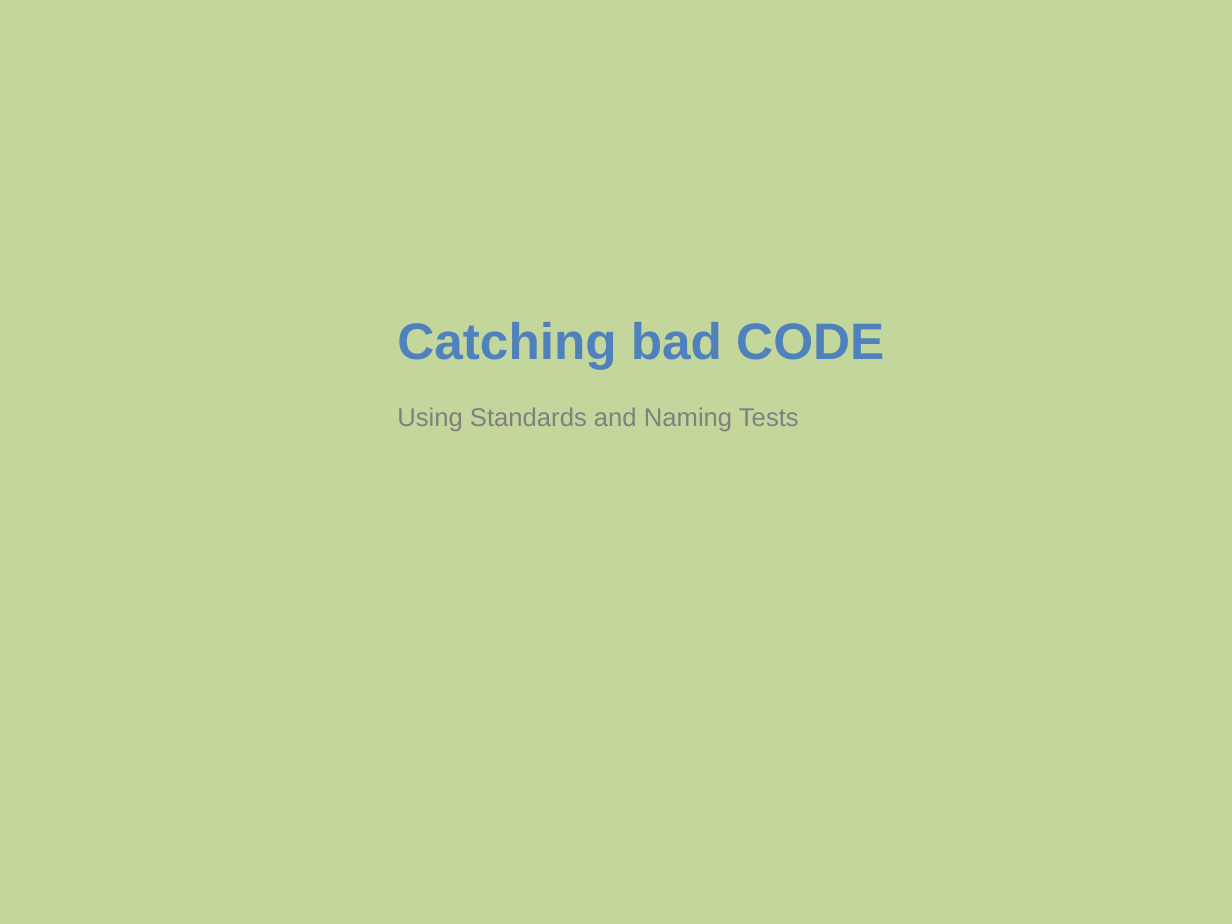
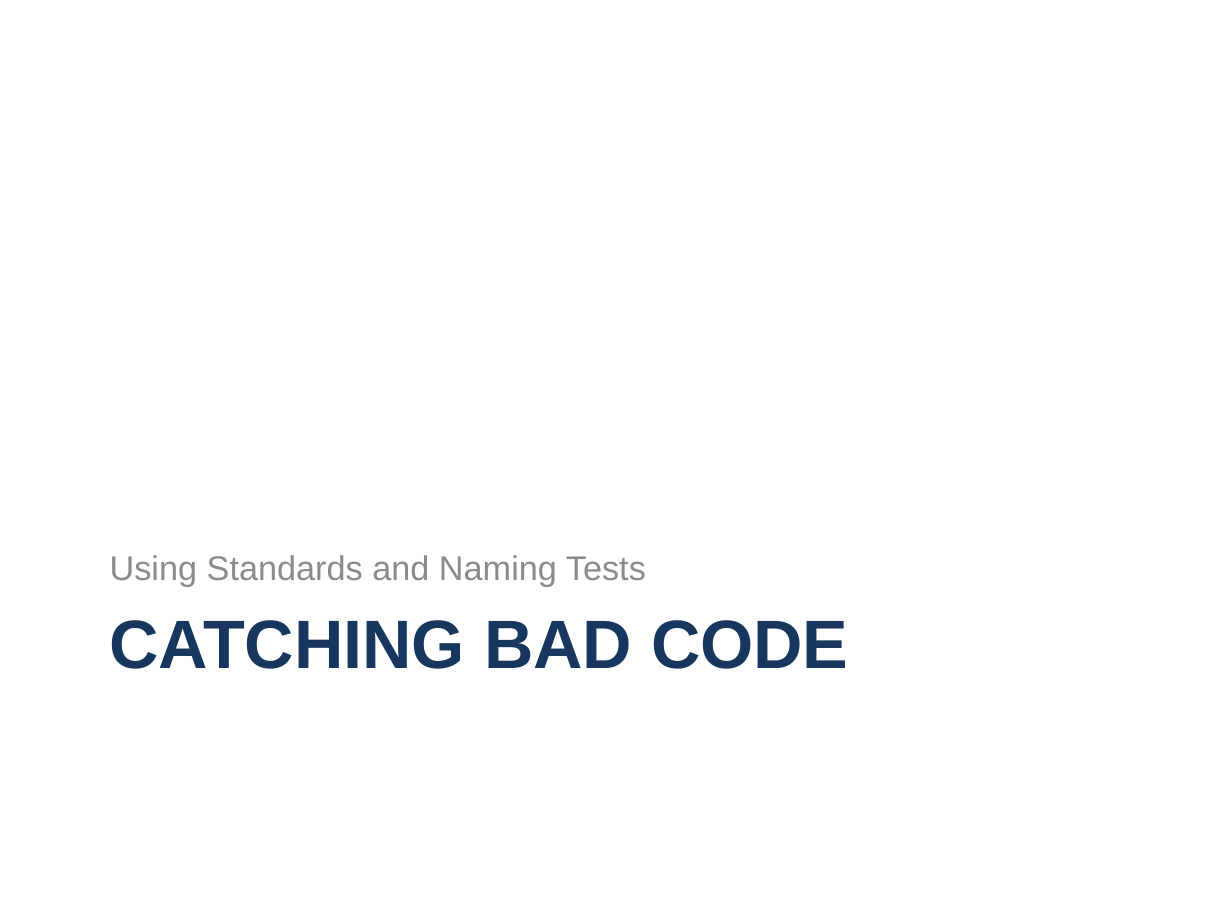
Before and after one commit to way0utwest/UnitTestingTSQL, a slide deck: slide 20 of UnitTestingTSQL.pptx. Drawn at 1232x924 pixels with LibreOffice and Linux fonts; fonts in the diff are those of the drawing; background and template pictures are left out. Boxes give left, top, right and bottom in pixels: in the first picture for what was removed or moved away, otherwise in the second. Text is boxed around its words. In the diff, an @@ line names an element or a change of style, - is before the commit and + after.

```diff
--- a/UnitTestingTSQL.pptx
+++ b/UnitTestingTSQL.pptx
@@ background #C3D69B to picture (left out) @@
@@ text "Using Standards and Naming Tests": place and size @@
-text "Using Standards and Naming Tests" at [397, 407, 799, 431]
+text "Using Standards and Naming Tests" at [110, 555, 646, 587]
@@ text "Using Standards and Naming Tests" at [110, 555, 646, 587]: size 15 to 20 pt, text colour #808080 to #8C8C8C; more space between paragraphs; vertical alignment top to bottom @@
@@ title "CATCHING BAD CODE" at [110, 620, 848, 669]: vertical alignment bottom to top @@
@@ title at [110, 620, 848, 669]: text changed; size 30 to 40 pt; text colour #4F81BD to #17375E @@
-Catching bad CODE
+CATCHING BAD CODE
```
Also in this commit, not shown: 6 other slides changed, 2 slides added, 1 slide removed, 2 other files.
